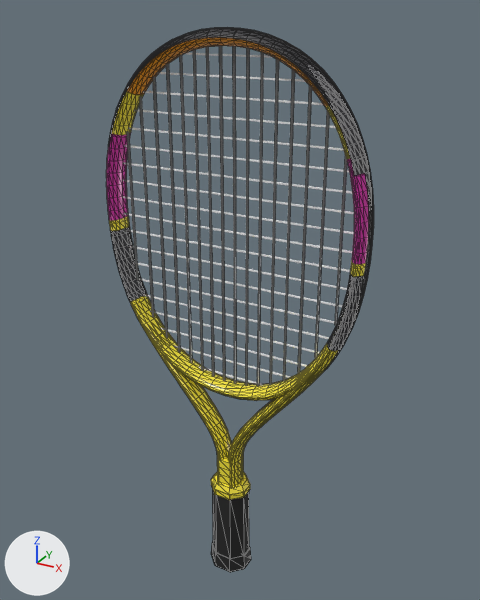
The glTF model assets/realistic/babolat-rafa-nadal-junior-21-2021gen.glb as it was, and as the next commit left it.
Before and after are seen from a 50 mm lens placed at (0.273, -0.476, 0.547), pointed at (0.001, 0.018, 0.3). Every picture has the same lights, and +X, +Y and +Z are marked at lower left. The older version comes first. Mesh edges are drawn as thin lines on the coarser meshes. Where no turn or scale is listed for an object, it has been applied to the vertices. Vertices at exactly the same position are counted once.

In view in the first picture: 'bumper', 'collar', 'frame', 'grip', 'grommets', 'strings_crosses', 'strings_mains' and 1 more.
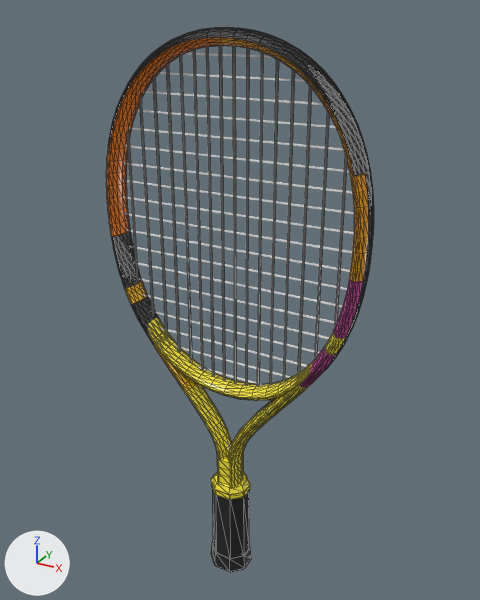
Pixel boxes [x1, y1, x2, y2] of what changed, in the pictures (480 x 600 px):
part 1 of me_frame, reshaped
    before: [108, 206, 148, 306]
    after: [109, 219, 205, 402]
part 2 of me_frame, reshaped
    before: [325, 251, 367, 355]
    after: [257, 265, 365, 423]
part 3 of me_frame, deleted
    before: [111, 82, 149, 138]
part 4 of me_frame, deleted
    before: [319, 94, 351, 162]
part 5 of me_frame, recoloured
    both: [106, 38, 369, 386]

The edits, one by one:
me_frame is used by ob_frame; location (0.0, 0.0, 0.318).
me_frame had 1784 vertices, 3508 faces and spanned x -0.126..0.126, y -0.013..0.013, z -0.216..0.216.
me_frame now has 1912 vertices, 3764 faces and spans x -0.126..0.126, y -0.013..0.013, z -0.216..0.216.
me_frame part 1: 48 vertices removed from x -0.126..-0.097, y -0.013..0.013, z -0.032..0.05; 144 vertices added at x -0.125..-0.038, y -0.013..0.013, z -0.118..0.035.
me_frame part 2: 4 vertices moved from x 0.101..0.119, y -0.013..-0.012, z -0.03..0.039 to x 0.1..0.118, y -0.013..-0.012, z -0.032..0.035; 44 vertices removed from x 0.097..0.126, y -0.013..0.013, z -0.032..0.05; 140 vertices added at x 0.038..0.125, y -0.013..0.013, z -0.118..0.035.
me_frame part 3: 32 vertices removed from x -0.116..-0.085, y -0.013..0.013, z 0.127..0.17.
me_frame part 4: 32 vertices removed from x 0.085..0.116, y -0.013..0.013, z 0.127..0.17.
me_frame part 5: 1603 kept faces spanning x -0.126..0.126, y -0.013..0.013, z -0.112..0.216 get new vertex colours.
